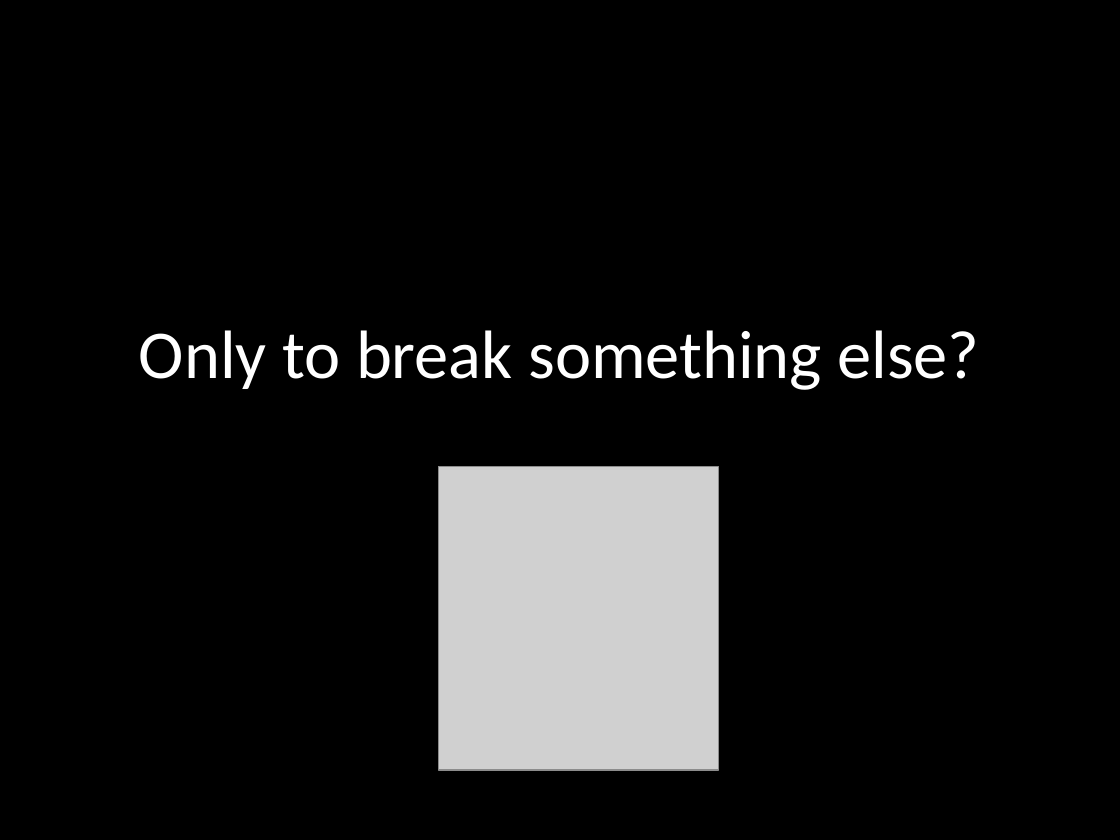
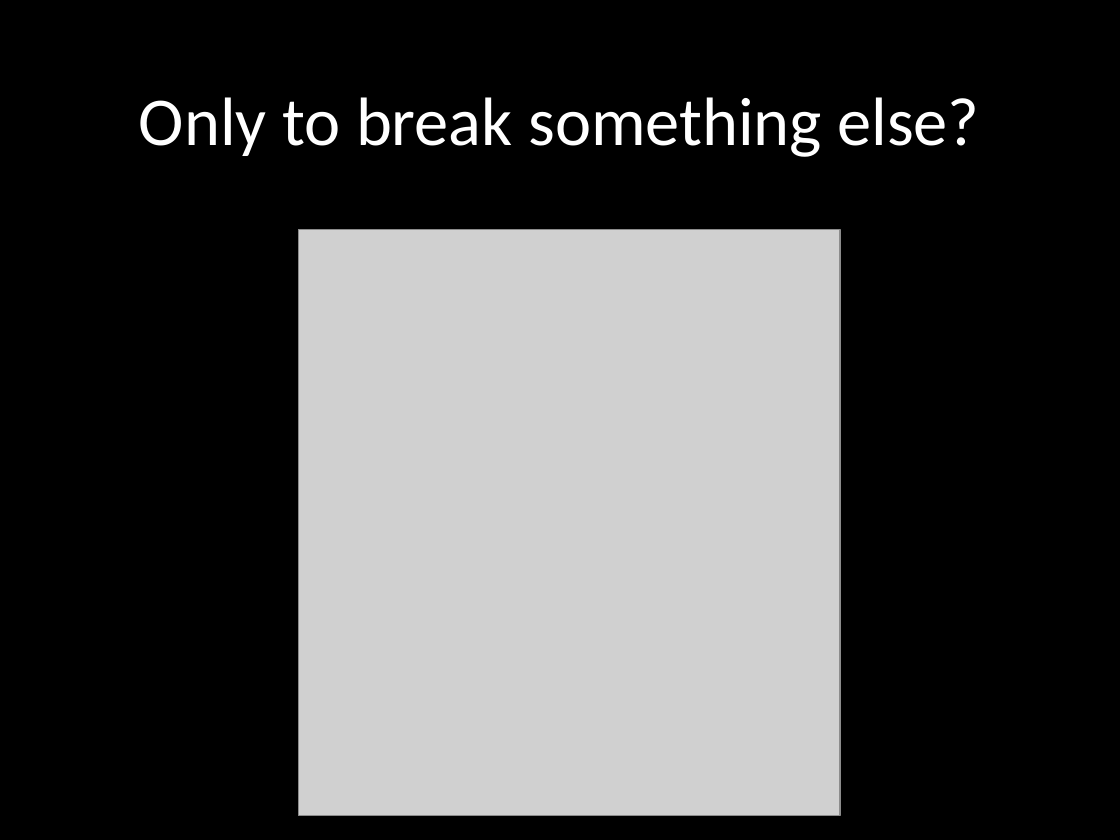
Before and after one commit to robertgreiner/presentations, a slide deck: slide 4 of testing-javascript/testing-javascript.pptx. Drawn at 1120x840 pixels with LibreOffice and Linux fonts; fonts in the diff are those of the drawing; grey boxes stand for pictures. Boxes give left, top, right and bottom in pixels: in the first picture for what was removed or moved away, otherwise in the second. Text is boxed around its words. In the diff, an @@ line names an element or a change of style, - is before the commit and + after.

```diff
--- a/testing-javascript/testing-javascript.pptx
+++ b/testing-javascript/testing-javascript.pptx
@@ title "Only to break something else?": place and size @@
-title "Only to break something else?" at (139, 330, 979, 390)
+title "Only to break something else?" at (139, 97, 979, 157)
@@ picture: place and size @@
-picture at (439, 467, 719, 771)
+picture at (299, 230, 840, 816)
```
Also in this commit, not shown: 2 other slides changed, 1 slide added.
